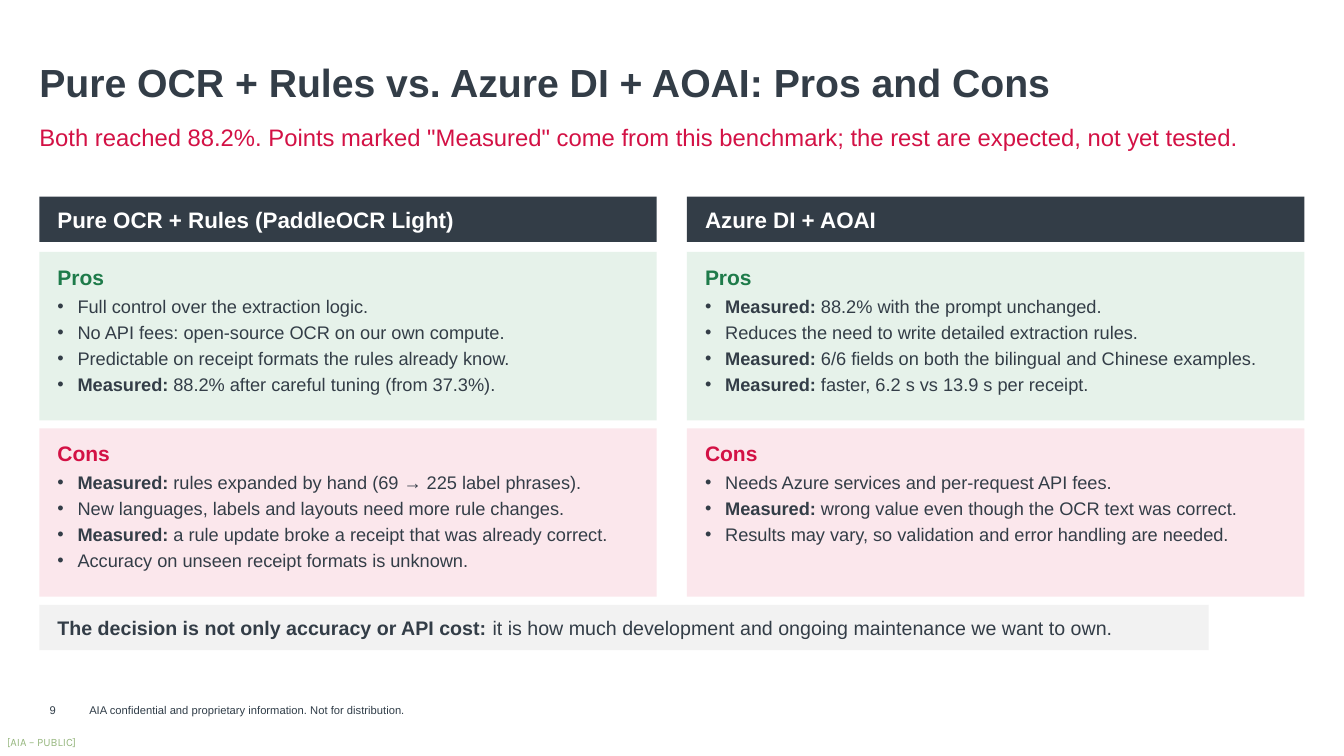
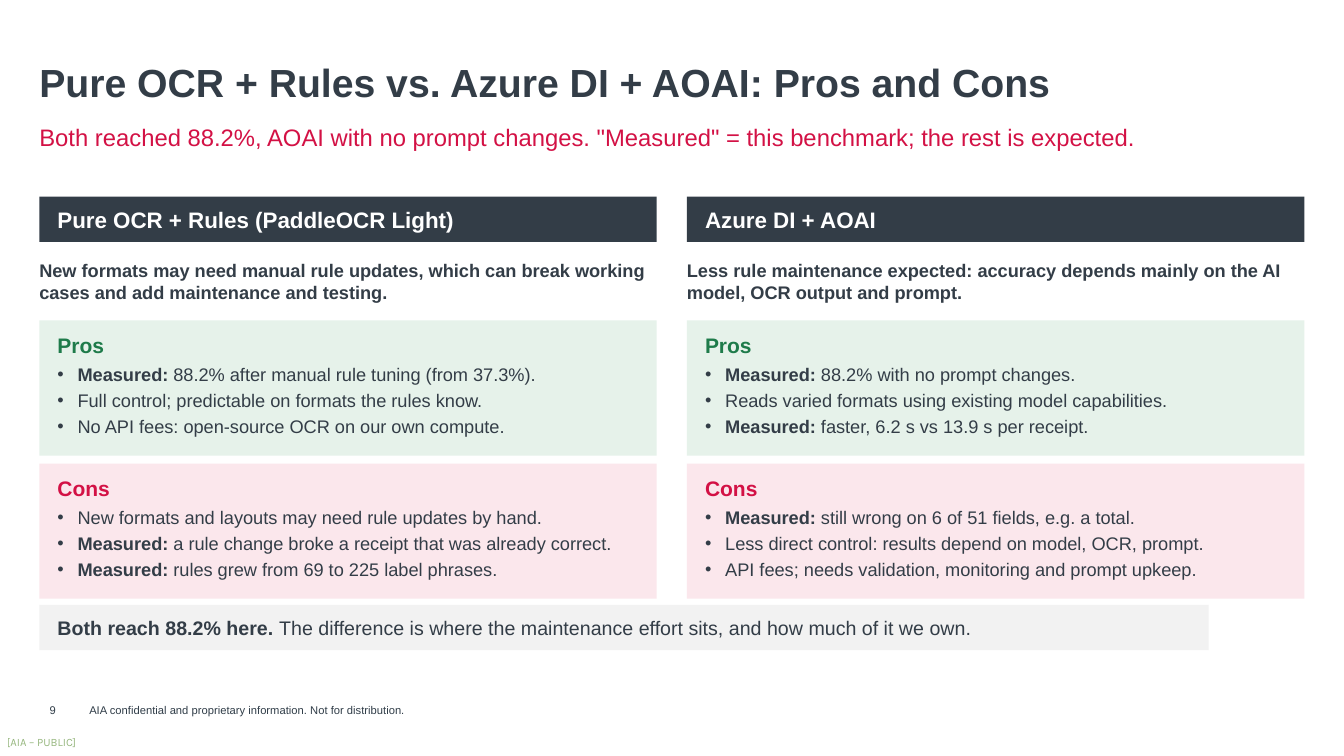
Before and after one commit to harrysokool/playground, a slide deck: slide 9 of ppt/ocr_benchmark/current/OCR_Benchmark_V2.pptx. Drawn at 1344x756 pixels with LibreOffice and Linux fonts; fonts in the diff are those of the drawing; background and template pictures are left out. Boxes give left, top, right and bottom in pixels: in the first picture for what was removed or moved away, otherwise in the second. Text is boxed around its words. In the diff, an @@ line names an element or a change of style, - is before the commit and + after.

```diff
--- a/ppt/ocr_benchmark/current/OCR_Benchmark_V2.pptx
+++ b/ppt/ocr_benchmark/current/OCR_Benchmark_V2.pptx
@@ text at box(39, 128, 1134, 151): text changed @@
-Both reached 88.2%. Points marked "Measured" come from this benchmark; the rest are expected, not yet tested.
+Both reached 88.2%, AOAI with no prompt changes. "Measured" = this benchmark; the rest is expected.
@@ text added at box(39, 263, 645, 303), 13 pt, text #333D47, bold @@
+New formats may need manual rule updates, which can break working cases and add maintenance and testing.
@@ text added at box(687, 263, 1280, 303), 13 pt, text #333D47, bold @@
+Less rule maintenance expected: accuracy depends mainly on the AI model, OCR output and prompt.
@@ rectangle "Pros": place and size @@
-rectangle "Pros" at box(39, 252, 656, 420)
+rectangle "Pros" at box(39, 321, 656, 456)
@@ rectangle "Pros": place and size @@
-rectangle "Pros" at box(688, 252, 1305, 420)
+rectangle "Pros" at box(688, 321, 1305, 456)
@@ text in rectangle at box(78, 352, 509, 395): paragraphs removed @@
-• Predictable on receipt formats the rules already know.
-• Measured: 88.2% after careful tuning (from 37.3%).
@@ text in rectangle at box(78, 368, 536, 411): text changed @@
-• Full control over the extraction logic.
+• Measured: 88.2% after manual rule tuning (from 37.3%).
+• Full control; predictable on formats the rules know.
@@ text in rectangle at box(725, 368, 1167, 411): text changed @@
-• Measured: 88.2% with the prompt unchanged.
-• Reduces the need to write detailed extraction rules.
-• Measured: 6/6 fields on both the bilingual and Chinese examples.
+• Measured: 88.2% with no prompt changes.
+• Reads varied formats using existing model capabilities.
@@ text in rectangle at box(78, 420, 505, 437): less space between paragraphs @@
@@ rectangle removed at box(688, 429, 1305, 597) @@
-Cons
-• Needs Azure services and per-request API fees.
-• Measured: wrong value even though the OCR text was correct.
-• Results may vary, so validation and error handling are needed.
@@ rectangle "Cons": place and size @@
-rectangle "Cons" at box(39, 429, 656, 597)
+rectangle "Cons" at box(39, 464, 656, 599)
@@ rectangle added at box(688, 464, 1305, 599), fill #FBE7EC, 13 pt, text #333D47 @@
+Cons
+• Measured: still wrong on 6 of 51 fields, e.g. a total.
+• Less direct control: results depend on model, OCR, prompt.
+• API fees; needs validation, monitoring and prompt upkeep.
@@ text in rectangle at box(78, 510, 612, 580): text changed @@
-• Measured: rules expanded by hand (69 → 225 label phrases).
-• New languages, labels and layouts need more rule changes.
-• Measured: a rule update broke a receipt that was already correct.
-• Accuracy on unseen receipt formats is unknown.
+• New formats and layouts may need rule updates by hand.
+• Measured: a rule change broke a receipt that was already correct.
+• Measured: rules grew from 69 to 225 label phrases.
@@ text in rectangle at box(57, 620, 971, 638): text changed @@
-The decision is not only accuracy or API cost: it is how much development and ongoing maintenance we want to own.
+Both reach 88.2% here. The difference is where the maintenance effort sits, and how much of it we own.
```
Also in this commit, not shown: 5 other slides changed, 7 other files.
